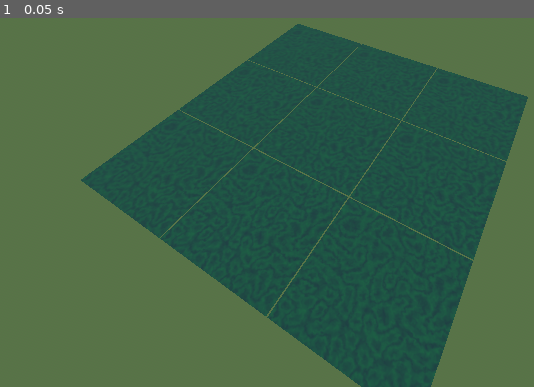
Above: before the commit, frame 1.
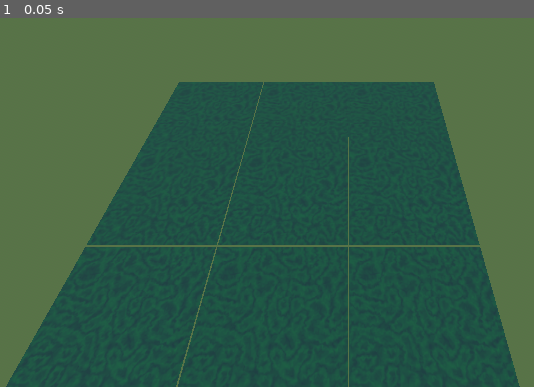
Above: after the commit, the same moment.

Repository: ErikHogberg/necromancer-tgjam24
Game: Godot game, scene res://main.tscn
Two runs of this game, one before a commit and one after it. Both use one fixed random seed, a clock stepped at 60 frames per second and the inputs below.
Inputs:
- Up to frame 1 (0.05 s): no input

The runs differ from the first frame. In frame 1, 30% of the frame differs, in the area x 1-99%, y 1-100%.

Commit message:
cam controls

Diff:
--- a/main.tscn
+++ b/main.tscn
@@ -1,10 +1,12 @@
-[gd_scene load_steps=12 format=3 uid="uid://cg0lwr63age0v"]
+[gd_scene load_steps=13 format=3 uid="uid://cg0lwr63age0v"]
 
 [sub_resource type="GDScript" id="GDScript_am0de"]
 script/source = "extends Node3D
 
 @export var Tile: StaticBody3D
 @export var tilingSize: Vector2 = Vector2(100,100)
+@export var tilingDistance: float = 150
+@export var tilingOffset: Vector2 = Vector2(0,0)
 
 var tiles: Array[StaticBody3D] = []
 var currentCenterTileIndex = 5
@@ -23,8 +25,8 @@
 			tiles[i].position = Vector3(tilingSize.x * x, 0, tilingSize.y*y)
 
 
-func update_pos(pos: Vector3):
-
+func update_pos(_pos: Vector3):
+	# todo: compare pos to center of current center tile (offset by tilingOffset), move some tiles and change center index if pos is too close to edge
 	pass
 "
 
@@ -64,6 +66,58 @@
 background_mode = 2
 sky = SubResource("Sky_bwetu")
 
+[sub_resource type="GDScript" id="GDScript_1mlub"]
+script/source = "extends Camera3D
+
+@export var YawParent: Node3D
+@export var PitchParent: Node3D
+
+@export var YawSpeed: float = 1
+@export var PitchSpeed: float = 1
+@export var ZoomSpeed: float = 0.1
+
+@export var PitchMinMax = Vector2(-80,80)
+@export var ZoomMinMax = Vector2(-30,100)
+
+var yaw =0
+var pitch =0
+var zoom = 0
+
+var rightDown=false
+
+func _ready() -> void:
+	zoom = position.z
+	yaw = YawParent.rotation.y
+	pitch = PitchParent.rotation.x
+
+func _input(event):
+	# Mouse in viewport coordinates.
+	if event is InputEventMouseButton:
+		if event.button_index == MOUSE_BUTTON_RIGHT:
+			rightDown= event.pressed
+		elif event.button_index == MOUSE_BUTTON_WHEEL_UP:
+			zoom-=ZoomSpeed
+			zoom = maxf(zoom, ZoomMinMax.x)
+		elif event.button_index == MOUSE_BUTTON_WHEEL_DOWN:
+			zoom+=ZoomSpeed
+			zoom = minf(zoom, ZoomMinMax.y)
+
+	elif event is InputEventMouseMotion && rightDown:
+		yaw += event.relative.x*YawSpeed*0.01
+		pitch += event.relative.y*PitchSpeed*0.01
+		pitch = maxf(pitch, deg_to_rad(PitchMinMax.x))
+		pitch = minf(pitch, deg_to_rad(PitchMinMax.y))
+
+
+func _process(_delta: float) -> void:
+	if rightDown:
+		# todo: lerp towards target using curve
+		position.z = zoom
+		YawParent.rotation.y = yaw
+		PitchParent.rotation.x = pitch
+
+"
+
 [node name="World" type="Node3D"]
 
 [node name="BG" type="Node3D" parent="." node_paths=PackedStringArray("Tile")]
@@ -87,9 +141,21 @@
 [node name="CollisionShape3D" type="CollisionShape3D" parent="CharacterBody3D"]
 shape = SubResource("SphereShape3D_0am33")
 
-[node name="Camera3D" type="Camera3D" parent="."]
-transform = Transform3D(0.860316, -0.404093, 0.310751, -7.45058e-09, 0.6096, 0.792709, -0.509762, -0.68198, 0.524449, 213.577, 202.774, 255.573)
+[node name="Cam Yaw" type="Node3D" parent="."]
+transform = Transform3D(1, 0, 0, 0, 1, 0, 0, 0, 1, 152, 164, 197)
+
+[node name="Cam Pitch" type="Node3D" parent="Cam Yaw"]
+transform = Transform3D(1, 0, 0, 0, 0.610145, 0.79229, 0, -0.79229, 0.610145, 0, 0, 0)
+
+[node name="Camera3D" type="Camera3D" parent="Cam Yaw/Cam Pitch" node_paths=PackedStringArray("YawParent", "PitchParent")]
+transform = Transform3D(1, 0, 0, 0, 1, 0, 0, 0, 1, 0, 0, 66.458)
 environment = SubResource("Environment_3gvms")
+script = SubResource("GDScript_1mlub")
+YawParent = NodePath("../..")
+PitchParent = NodePath("..")
+YawSpeed = 0.5
+PitchSpeed = 0.5
+ZoomSpeed = 9.0
 
 [node name="DirectionalLight3D" type="DirectionalLight3D" parent="."]
 transform = Transform3D(0.848697, 0.441501, -0.291189, 0.252847, 0.144871, 0.956599, 0.464524, -0.885488, 0.0113199, 1.21989, 187.753, 0)
